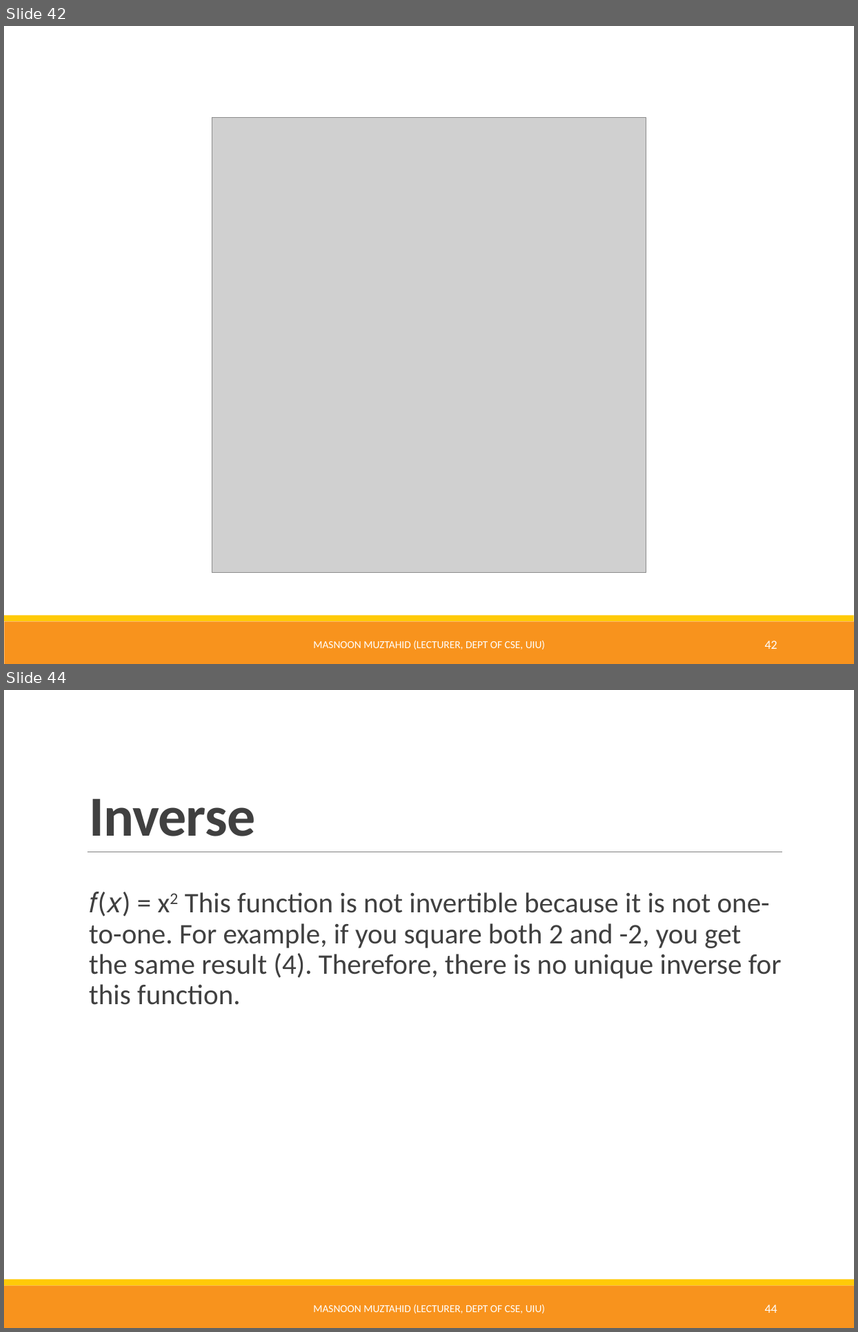
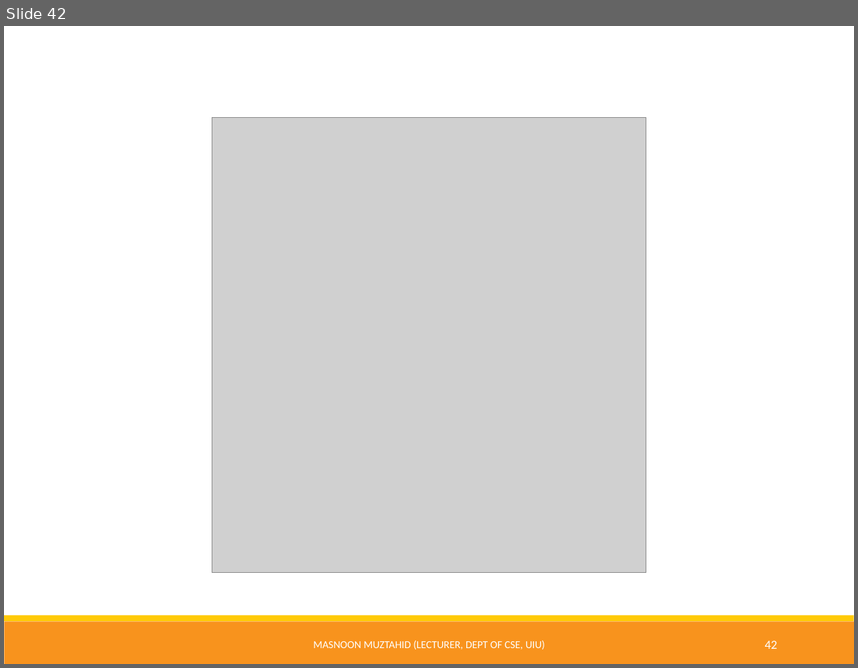
Before and after one commit to Muztahid202/UIU-Discrete_Math_Resources, a slide deck: Functions.pptx. Shown one above the other, each under a label of ours: slides 42 and 44 before the commit, slide 42 after it; the slides between them are not shown. The pictures are 858x1332 and 858x668 pixels, drawn with LibreOffice and Linux fonts; fonts in the diff are those of the drawing; grey boxes stand for pictures. Boxes give left, top, right and bottom in pixels: in the first picture for what was removed or moved away, otherwise in the second. Text is boxed around its words. In the diff, an @@ line names an element or a change of style, - is before the commit and + after.

Commit message:
functions modified-3

```diff
--- a/Functions.pptx
+++ b/Functions.pptx
@@ slide 44 removed at (4, 690, 854, 1328), background #FFFFFF; not listed: 2 template elements that a slide beside it also shows @@
@@ title removed at (89, 798, 255, 836) @@
-Inverse
@@ line removed from (87, 851) to (782, 851) @@
@@ text removed at (89, 891, 782, 1005) @@
-  𝑓(𝑥) = x2 This function is not invertible because it is not one-to-one. For example, if you square both 2 and -2, you get the same result (4). Therefore, there is no unique inverse for this function.
@@ text removed at (313, 1304, 545, 1313) @@
-MASNOON MUZTAHID (LECTURER, DEPT OF CSE, UIU)
@@ page number removed at (765, 1304, 777, 1312) @@
-44
```
Also in this commit, not shown: 5 slides changed, 5 slides added.
